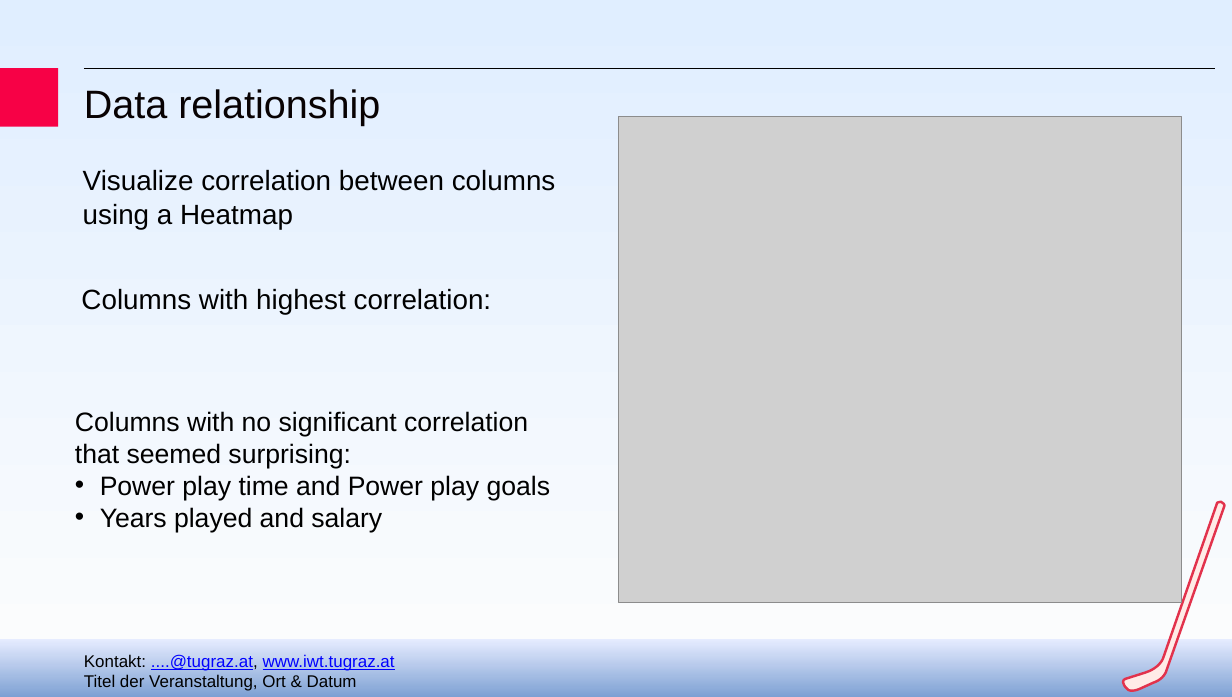
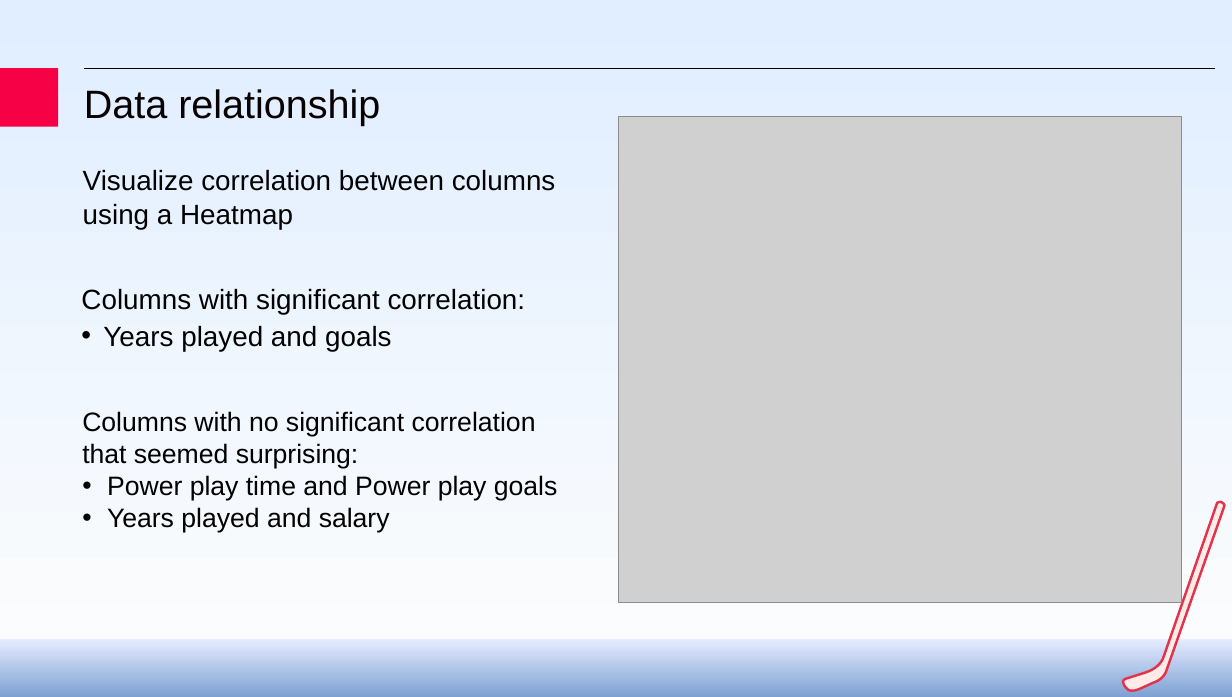
Before and after one commit to jaklvinc/KnowledgeDiscoveryAndDataMining-TUGraz-2026, a slide deck: slide 5 of phase_1/KDDM_phase1_presentation.pptx. Drawn at 1232x697 pixels with LibreOffice and Linux fonts; fonts in the diff are those of the drawing; grey boxes stand for pictures; background and template pictures are left out. Boxes give left, top, right and bottom in pixels: in the first picture for what was removed or moved away, otherwise in the second. Text is boxed around its words. In the diff, an @@ line names an element or a change of style, - is before the commit and + after.

Commit message:
updated presentation
Heatmap just for high correlation but doesnt look nice. Monotone relationship added to presentation

```diff
--- a/phase_1/KDDM_phase1_presentation.pptx
+++ b/phase_1/KDDM_phase1_presentation.pptx
@@ text at bbox=[81, 288, 526, 352]: text changed @@
-Columns with highest correlation:
+Columns with significant correlation:
+• Years played and goals
@@ text "Columns with no significant correlation": place and size @@
-text "Columns with no significant correlation" at bbox=[75, 411, 551, 532]
+text "Columns with no significant correlation" at bbox=[82, 411, 558, 532]
@@ text removed at bbox=[84, 654, 395, 691] @@
-Kontakt: ....@tugraz.at, www.iwt.tugraz.at
-Titel der Veranstaltung, Ort & Datum
```
Also in this commit, not shown: 8 other slides changed, 1 slide added, 1 slide removed, 2 other files.
